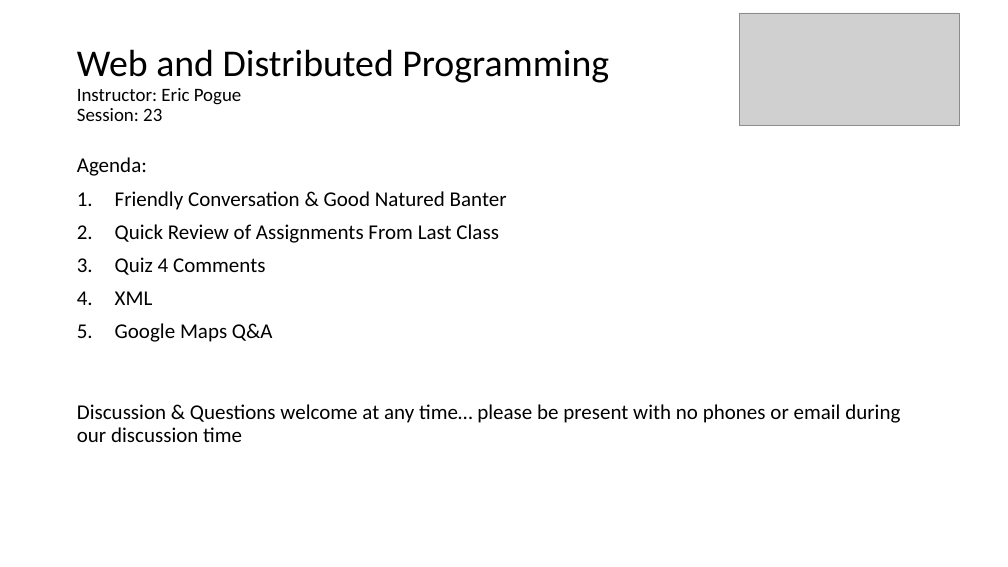
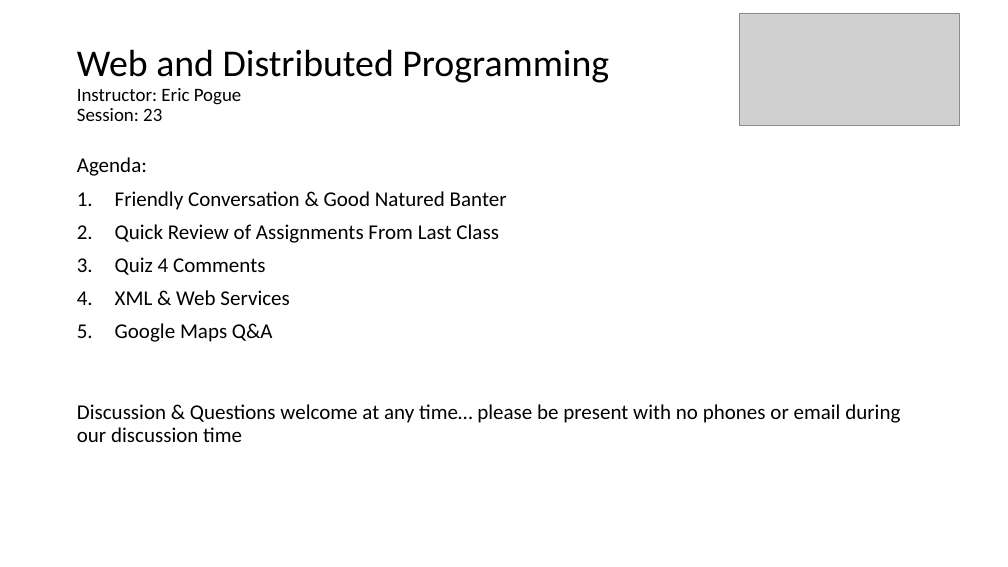
Before and after one commit to EricJPogue/www-epogue-info, a slide deck: slide 1 of CPSC-24700/Presentations/session-23.pptx. Drawn at 1008x567 pixels with LibreOffice and Linux fonts; fonts in the diff are those of the drawing; grey boxes stand for pictures. Boxes give left, top, right and bottom in pixels: in the first picture for what was removed or moved away, otherwise in the second. Text is boxed around its words. In the diff, an @@ line names an element or a change of style, - is before the commit and + after.

Commit message:
Update session 23 documents (again).

```diff
--- a/CPSC-24700/Presentations/session-23.pptx
+++ b/CPSC-24700/Presentations/session-23.pptx
@@ text at box(115, 290, 290, 305): text changed @@
-4. XML
+4. XML & Web Services
```
Also in this commit, not shown: 1 other file.
